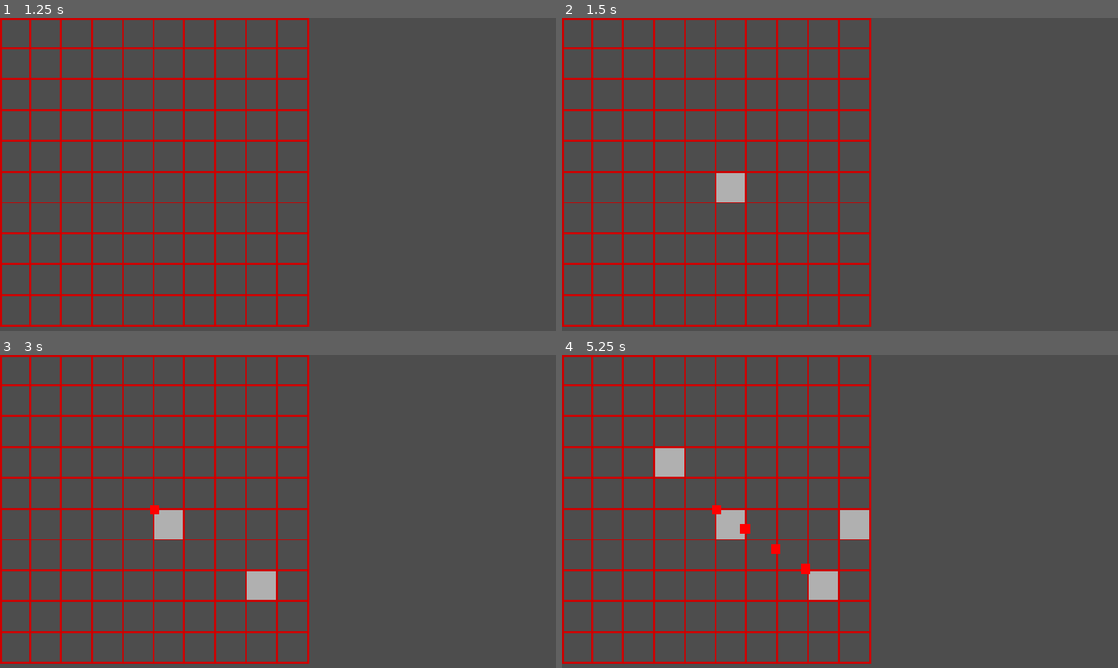
Above: before the commit, frames 1-4 (two rows, left to right).
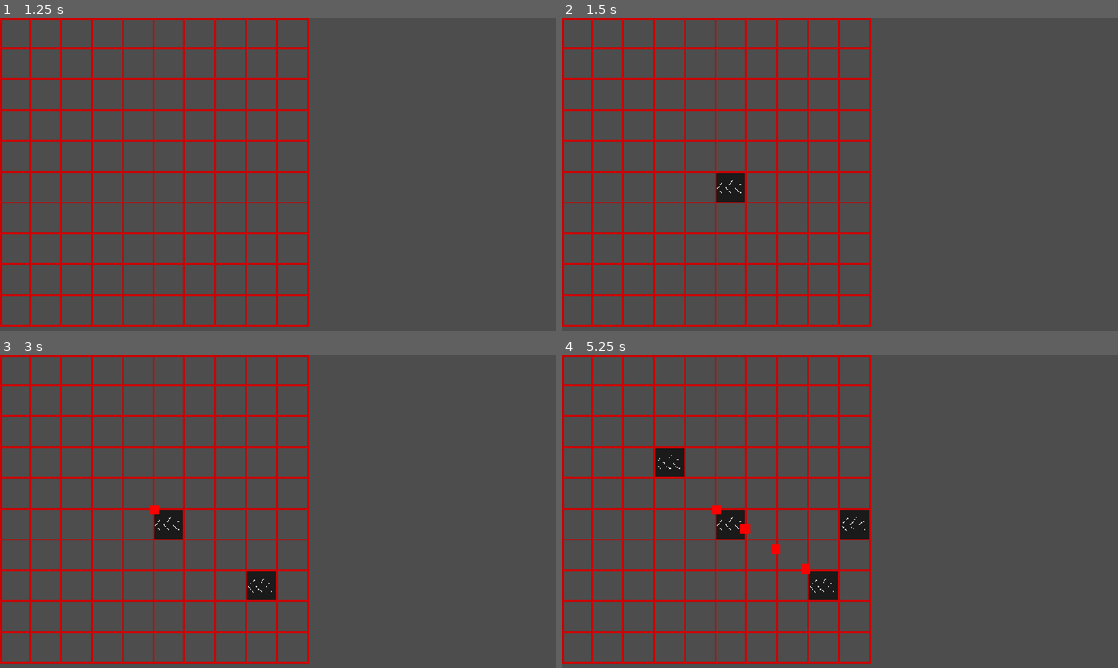
Above: after the commit, the same moments.

Repository: maksymiblue12/TFMG-Mania
Game: Godot game, scene res://world.tscn
The game is run twice, just before and just after one commit, with the same random seed, the same clock (stepped at 60 frames per second) and the same inputs.
Inputs (mouse positions are in pixels of both pictures, inside the frame that each line leads up to):
- Up to frame 1 (1.25 s): tap Enter (ui_accept) at 0.5, 0.77 s; move the mouse to (400, 158) at 0.52 s; click (400, 158) at 0.67 s
- Up to frame 2 (1.5 s): tap Enter (ui_accept) at 1.25 s; move the mouse to (728, 190) at 1.27 s; click (728, 190) at 1.42 s
- Up to frame 3 (3 s): tap Enter (ui_accept) at 1.52, 2, 2.75 s; move the mouse to (333, 442) at 2.02 s; click (333, 442) at 2.17 s; move the mouse to (250, 574) at 2.77 s; click (250, 574) at 2.92 s
- Up to frame 4 (5.25 s): tap Enter (ui_accept) at 3.02, 3.77, 4.52 s; move the mouse to (1006, 558) at 3.52 s; click (1006, 558) at 3.67 s; move the mouse to (673, 464) at 4.27 s; click (673, 464) at 4.42 s; move the mouse to (867, 511) at 5.02 s; click (867, 511) at 5.17 s

Frame 1 is identical in both runs. In frame 2, 0.5% of the frame differs, in the area x 27-33%, y 49-59%; in frame 3, 0.9%; in frame 4, 1.9%, in the area x 16-56%, y 29-79%.
Error before the commit: Invalid access to property or key 'has_tile' on a base object of type 'Nil'. (res://belt.gd:9)
Error after the commit: Invalid access to property or key 'has_tile' on a base object of type 'Nil'. (res://belt.gd:11)

Commit message:
Belt

Diff:
--- a/belt.gd
+++ b/belt.gd
@@ -3,8 +3,10 @@
 
 var belt_path:BeltPath
 var square:Square
+var dir:GameConstants.DIRECTION=GameConstants.DIRECTION.LEFT
 
 func _ready() -> void:
+	choose_direction()
 	for n in square.get_neighbours():
 		if (!n.has_tile): continue
 		belt_path=n.tile.belt_path
@@ -15,6 +17,26 @@
 		get_tree().root.add_child(belt_path)
 		belt_path.add_belt(self)
 
+func choose_direction():
+	var ns=square.get_direction_neighbours()
+	var a=ns.size()-ns.values().count(null)
+	if (a==1):
+		var dns=square.get_direction_neighbours()
+		for k in dns.keys():
+			if (!dns[k]): continue
+			if (dns[k].tile.dir==GameConstants.OPPOSITE_DIRECTION[k]):
+				dir=GameConstants.OPPOSITE_DIRECTION[k]
+			elif (dns[k].tile.belt_path.length==1):
+				dns[k].tile.dir=GameConstants.OPPOSITE_DIRECTION[k]
+				dns[k].tile.update_sprite()
+				dir=GameConstants.OPPOSITE_DIRECTION[k]
+	update_sprite()
+
+func update_sprite():
+	if (dir==GameConstants.DIRECTION.RIGHT):$Sprite2D.rotation_degrees=90
+	elif (dir==GameConstants.DIRECTION.LEFT):$Sprite2D.rotation_degrees=270
+	elif (dir==GameConstants.DIRECTION.DOWN):$Sprite2D.rotation_degrees=180
+	elif (dir==GameConstants.DIRECTION.UP):$Sprite2D.rotation_degrees=0
 
 func _process(_delta: float) -> void:
 	pass
--- a/belt.tscn
+++ b/belt.tscn
@@ -1,6 +1,7 @@
 [gd_scene format=3 uid="uid://48hv7ohq0f80"]
 
 [ext_resource type="Script" uid="uid://bl8h8i7ohgrtc" path="res://belt.gd" id="1_susb0"]
+[ext_resource type="Texture2D" uid="uid://dqf8wx5gu611j" path="res://pixil-frame-0.png" id="2_rfspg"]
 
 [node name="Belt" type="Node2D" unique_id=944355608]
 script = ExtResource("1_susb0")
@@ -10,3 +11,8 @@
 offset_right = 60.0
 offset_bottom = 60.0
 color = Color(0.6901961, 0.6901961, 0.6901961, 1)
+
+[node name="Sprite2D" type="Sprite2D" parent="." unique_id=1045954290]
+texture_filter = 1
+position = Vector2(30, 30)
+texture = ExtResource("2_rfspg")
--- a/belt_path.gd
+++ b/belt_path.gd
@@ -6,6 +6,7 @@
 var items_head:BeltItem
 var items_tail:BeltItem
 var items_length:int
+var length:int=0
 
 var BELT_ITEM=preload("res://belt_item.tscn")
 
@@ -13,6 +14,7 @@
 	pass
 
 func add_belt(b):
+	length+=1
 	path.curve.add_point(b.global_position)
 	if (items_head):
 		items_head.update_dist_to_next(path.curve.get_baked_length())
--- /dev/null
+++ b/game_constants.gd
@@ -0,0 +1,9 @@
+extends Node
+
+enum DIRECTION {LEFT,UP,RIGHT,DOWN}
+var OPPOSITE_DIRECTION={
+	DIRECTION.LEFT:DIRECTION.RIGHT,
+	DIRECTION.UP:DIRECTION.DOWN,
+	DIRECTION.RIGHT:DIRECTION.LEFT,
+	DIRECTION.DOWN:DIRECTION.UP,
+}
--- a/project.godot
+++ b/project.godot
@@ -14,6 +14,10 @@
 run/main_scene="uid://bqykhjxijg8fg"
 config/features=PackedStringArray("4.7", "Forward Plus")
 config/icon="res://icon.svg"
+
+[autoload]
+
+GameConstants="*uid://dl0gssxhigtmh"
 
 [display]
 
--- a/square.gd
+++ b/square.gd
@@ -39,6 +39,14 @@
 		grid.get_square_or_null(grid_id,x_index,y_index+1),
 	]
 
+func get_direction_neighbours():
+	return {
+		GameConstants.DIRECTION.LEFT:grid.get_square_or_null(grid_id,x_index-1,y_index),
+		GameConstants.DIRECTION.UP:grid.get_square_or_null(grid_id,x_index,y_index-1),
+		GameConstants.DIRECTION.RIGHT:grid.get_square_or_null(grid_id,x_index+1,y_index),
+		GameConstants.DIRECTION.DOWN:grid.get_square_or_null(grid_id,x_index,y_index+1),
+	}
+
 func _input(event: InputEvent) -> void:
 	if (event is InputEventMouseMotion):
 		if (panel.get_rect().has_point(get_local_mouse_position()) and !has_mouse):
Not shown, added: game_constants.gd.uid
Binary file added: pixil-frame-0.png
Not shown, added: pixil-frame-0.png.import
Not shown, added: belt.tscn1001170115.tmp
